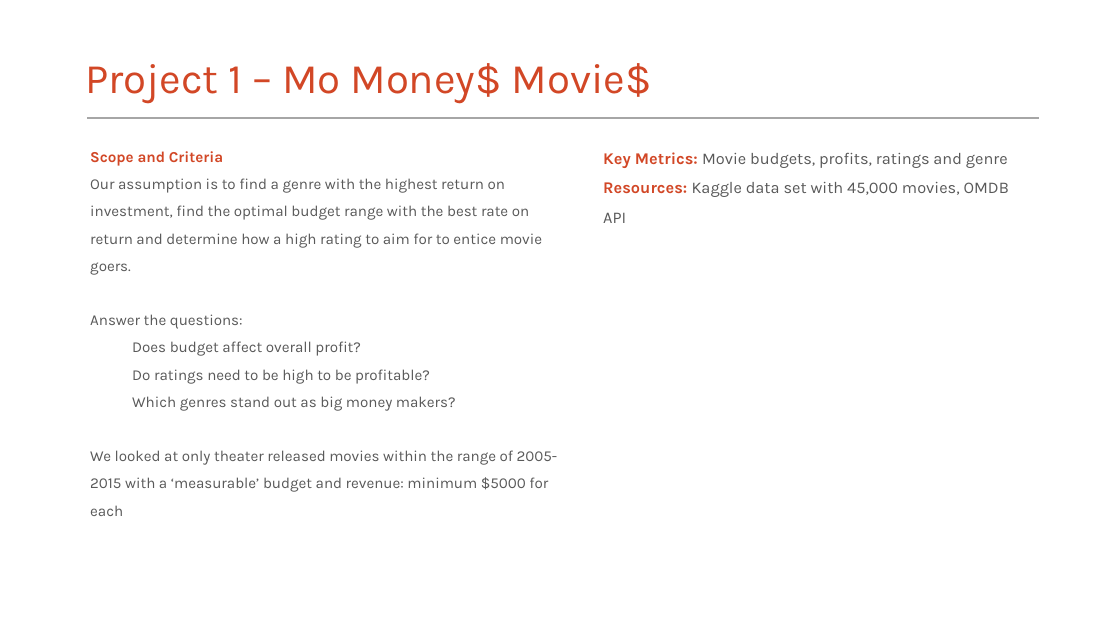
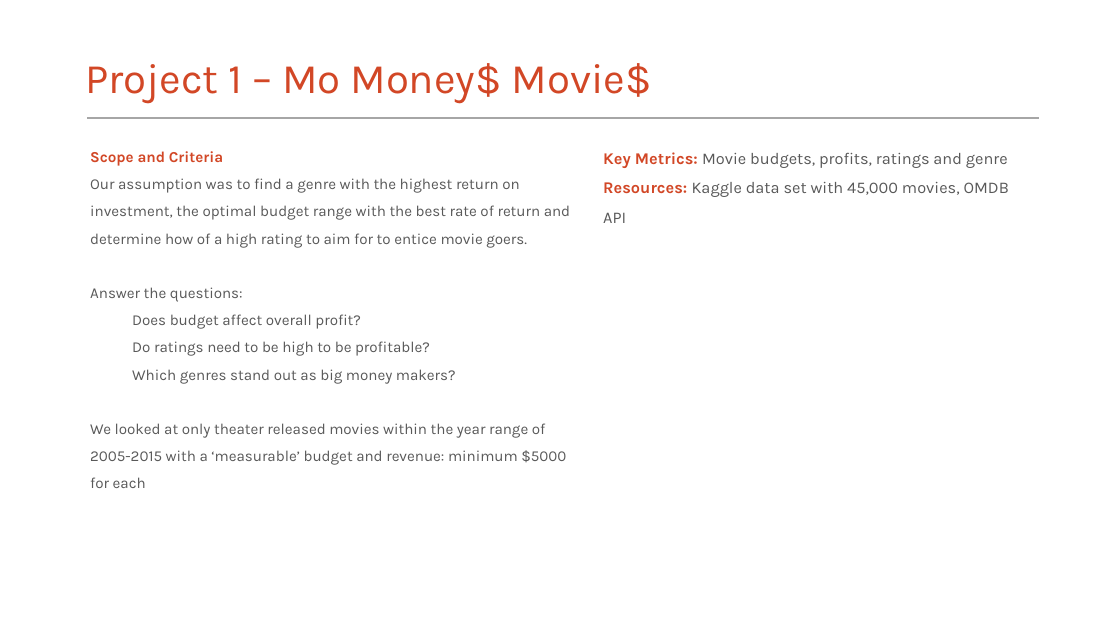
Before and after one commit to Robotrousers/Group1Proj1, a slide deck: slide 2 of MoMoviesPrez_WithCode.pptx. Drawn at 1120x630 pixels with LibreOffice and Linux fonts; fonts in the diff are those of the drawing. Boxes give left, top, right and bottom in pixels: in the first picture for what was removed or moved away, otherwise in the second. Text is boxed around its words. In the diff, an @@ line names an element or a change of style, - is before the commit and + after.

```diff
--- a/MoMoviesPrez_WithCode.pptx
+++ b/MoMoviesPrez_WithCode.pptx
@@ text at bbox=[90, 178, 570, 248]: text changed @@
-Our assumption is to find a genre with the highest return on investment, find the optimal budget range with the best rate on return and determine how a high rating to aim for to entice movie goers.
+Our assumption was to find a genre with the highest return on investment, the optimal budget range with the best rate of return and determine how of a high rating to aim for to entice movie goers.
@@ text at bbox=[90, 423, 566, 488]: text changed @@
-We looked at only theater released movies within the range of 2005-2015 with a ‘measurable’ budget and revenue: minimum $5000 for each
+We looked at only theater released movies within the year range of 2005-2015 with a ‘measurable’ budget and revenue: minimum $5000 for each
```
Also in this commit, not shown: 1 other slide changed.
